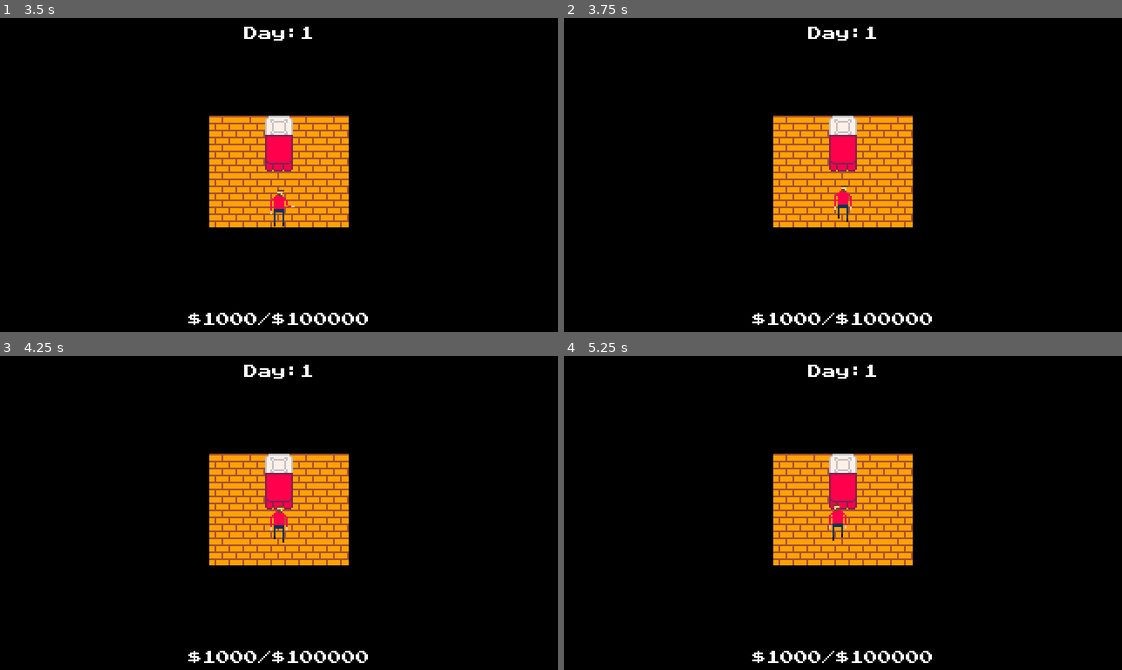
Above: before the commit, frames 1-4 (two rows, left to right).
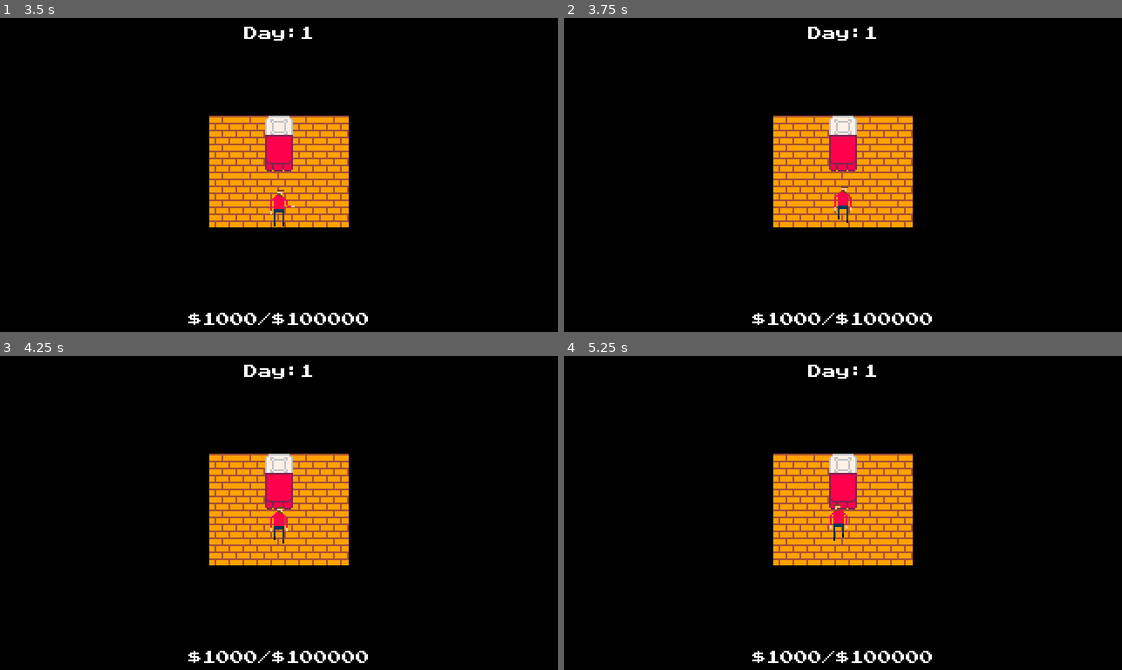
Above: after the commit, the same moments.

Repository: qhoang85/LD47
Game: Godot game, scene res://menus/start_menu.tscn
Same seed, same stepped clock (60 frames per second), same inputs: the game is played once before the commit and once after it.
Inputs (mouse positions are in pixels of both pictures, inside the frame that each line leads up to):
- Up to frame 1 (3.5 s): click "-start-" at 0.5 s; tap Enter at 1.25, 2.75 s; move the mouse to (401, 159) at 1.27 s; hold D (player_right) 1.28-2.03 s; hold Space (player_use) 1.28-2.03 s; click (401, 159) at 1.42 s; move the mouse to (167, 190) at 2.02 s; hold S (player_down) 2.03-2.78 s; tap Space (player_use) at 2.1 s; move the mouse to (334, 105) at 2.77 s; hold D (player_right) from 2.78 s (still down); hold Space (player_use) from 2.78 s (still down)
- Up to frame 2 (3.75 s): move the mouse to (815, 237) at 3.52 s; release D (player_right) at 3.53 s; release Space (player_use) at 3.53 s; hold W (player_up) from 3.53 s (still down); tap Space (player_use) at 3.6 s; click (815, 237) at 3.67 s
- Up to frame 3 (4.25 s): keep holding W (player_up)
- Up to frame 4 (5.25 s): move the mouse to (1010, 560) at 4.27 s; release W (player_up) at 4.28 s; hold Space (player_use) 4.28-5.03 s; hold A (player_left) from 4.28 s (still down); tap Enter at 5 s; move the mouse to (675, 465) at 5.02 s; tap Space (player_use) at 5.1 s

Frame 1 is identical in both runs. In frame 2, less than 0.1% of the frame differs, in the area x 48-52%, y 53-66%; in frame 3, less than 0.1%; in frame 4, less than 0.1%, in the area x 47-51%, y 47-59%.

Commit message:
Player collision bug fix.

Diff:
--- a/prefabs/player.tscn
+++ b/prefabs/player.tscn
@@ -67,8 +67,9 @@
 [sub_resource type="RectangleShape2D" id=4]
 extents = Vector2( 3.55001, 2.30208 )
 
-[node name="Player" type="Node2D"]
+[node name="Player" type="KinematicBody2D"]
 position = Vector2( 0, -10 )
+collision_mask = 3
 script = ExtResource( 1 )
 
 [node name="Sprite" type="Sprite" parent="."]
@@ -81,9 +82,6 @@
 anims/use = SubResource( 2 )
 anims/walk = SubResource( 3 )
 
-[node name="KinematicBody2D" type="KinematicBody2D" parent="."]
-collision_mask = 2
-
-[node name="CollisionShape2D" type="CollisionShape2D" parent="KinematicBody2D"]
+[node name="CollisionShape2D" type="CollisionShape2D" parent="."]
 position = Vector2( 0, 8 )
 shape = SubResource( 4 )
--- a/project.godot
+++ b/project.godot
@@ -9,7 +9,7 @@
 config_version=4
 
 _global_script_classes=[ {
-"base": "Node2D",
+"base": "KinematicBody2D",
 "class": "Player",
 "language": "GDScript",
 "path": "res://scripts/player.gd"
@@ -93,6 +93,6 @@
 
 [rendering]
 
-quality/2d/use_nvidia_rect_flicker_workaround=true
 quality/2d/use_pixel_snap=true
 environment/default_environment="res://default_env.tres"
+quality/2d/use_nvidia_rect_flicker_workaround=true
--- a/scripts/player.gd
+++ b/scripts/player.gd
@@ -1,4 +1,4 @@
-extends Node2D
+extends KinematicBody2D
 class_name Player
 
 
@@ -9,9 +9,12 @@
 export(bool) var is_reflection = false
 
 
+func _physics_process(delta):
+	self._move(delta)
+
+
 func _process(delta):
 	self._process_input()
-	self._move(delta)
 
 
 func _sign(x):
@@ -46,8 +49,7 @@
 	if self._input.length() > 0.0:
 		self._input = self._input.normalized()
 		$AnimationPlayer.play("walk")
-		var movement = $KinematicBody2D.move_and_slide(self._input * delta * self.speed)
-		self.global_position += movement
+		var movement = self.move_and_slide(self._input * self.speed)
 		if self._input.x != 0.0:
 			if self._sign(self._input.x) != self._sign(self._look_dir):
 				self._look_dir = self._sign(self._input.x)
--- a/ui/stats_bar.tscn
+++ b/ui/stats_bar.tscn
@@ -25,7 +25,7 @@
 anchor_bottom = 1.0
 margin_top = 4.0
 custom_fonts/font = ExtResource( 1 )
-text = "DAY:1"
+text = "DAY:?"
 align = 1
 __meta__ = {
 "_edit_use_anchors_": false
